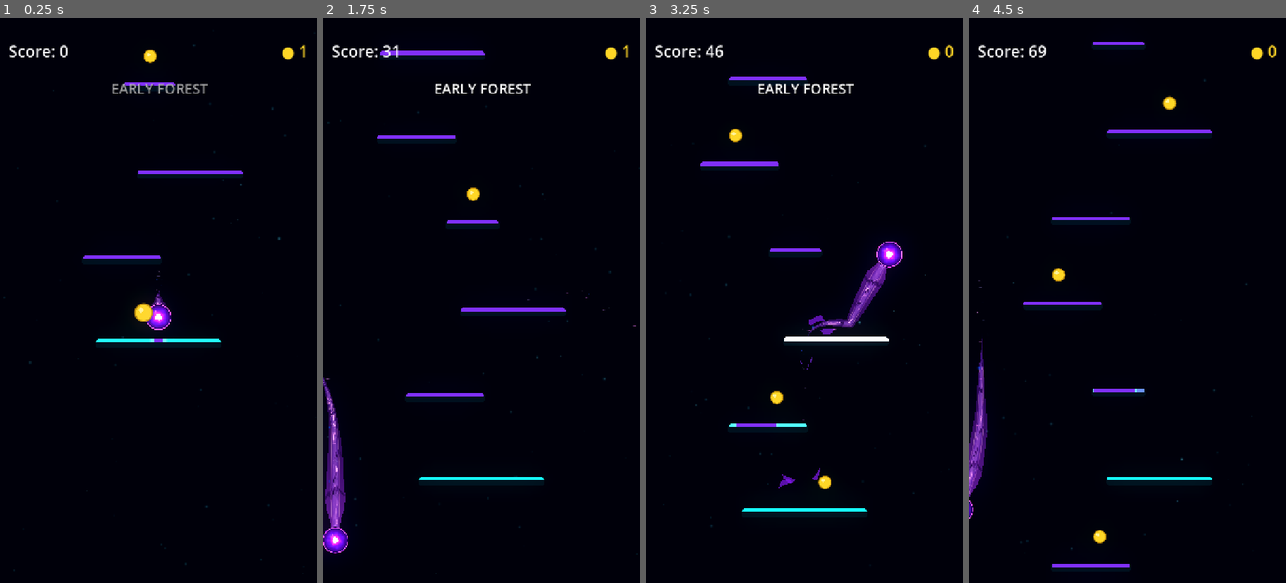
Above: before the commit, frames 1-4 (left to right).
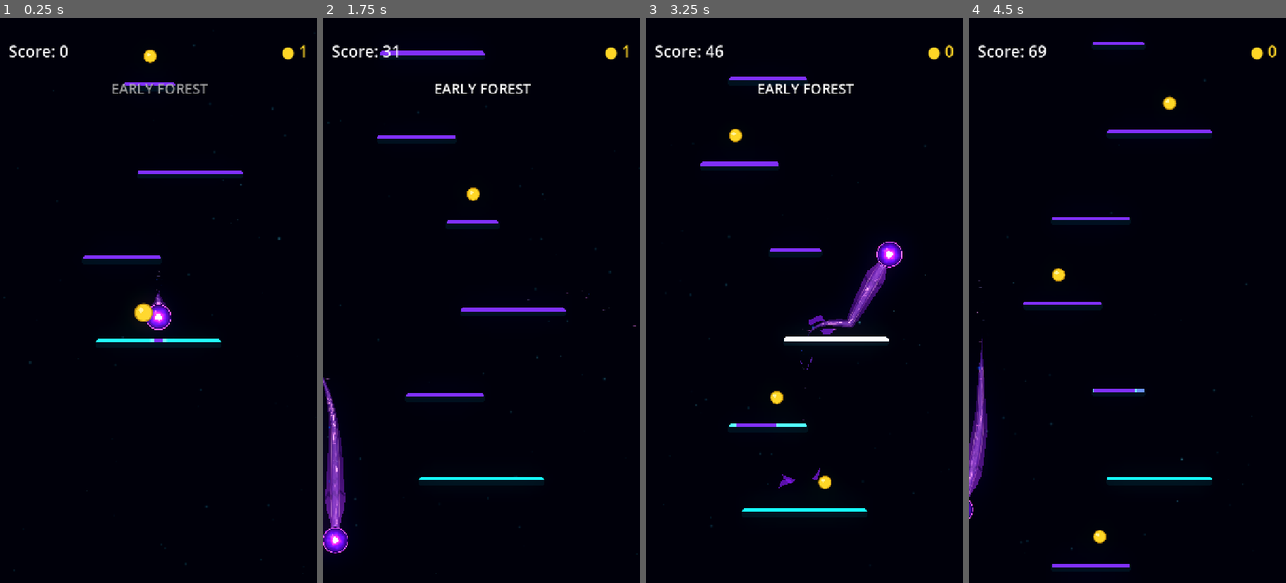
Above: after the commit, the same moments.

Repository: Kryodo/TowerJump
Game: Godot game, scene res://scenes/main.tscn
Same seed, same stepped clock (60 frames per second), same inputs: the game is played once before the commit and once after it.
Inputs (mouse positions are in pixels of both pictures, inside the frame that each line leads up to):
- Up to frame 1 (0.25 s): no input
- Up to frame 2 (1.75 s): move the mouse to (551, 272) at 0.52 s; hold Right (ui_right) 0.53-1.25 s; click (551, 272) at 0.67 s; drag from (418, 328) to (471, 193) at 1.27 s
- Up to frame 3 (3.25 s): click "Nochmal spielen" at 2 s; move the mouse to (836, 176) at 2.77 s; hold Right (ui_right) from 2.78 s (still down)
- Up to frame 4 (4.5 s): release Right (ui_right) at 3.5 s; drag from (1111, 413) to (1057, 215) at 3.52 s; move the mouse to (1222, 385) at 4.27 s; hold Left (ui_left) from 4.28 s (still down)

The runs differ from the first frame. In frame 1, less than 0.1% of the frame differs, in the area x 49-51%, y 49-51%; in frame 2, less than 0.1%; in frame 3, less than 0.1%; in frame 4, less than 0.1%, in the area x 0-5%, y 60-80%.

Commit message:
Keep inner comet energy continuous

Diff:
--- a/scenes/ball_trail_energy.gdshader
+++ b/scenes/ball_trail_energy.gdshader
@@ -3,113 +3,10 @@
 uniform float flow_speed : hint_range(0.0, 4.0) = 0.9;
 uniform float energy_strength : hint_range(0.0, 3.0) = 1.35;
 uniform float filament_strength : hint_range(0.0, 4.0) = 1.7;
-uniform float shedding_amount = 1.0;
 uniform int palette_mode = 0;
 uniform float trail_progress_start = 0.0;
 uniform float trail_progress_scale = 1.0;
-uniform float crack_along_scale = 1.0;
-uniform float crack_width_scale = 1.0;
-
-float crack_segment_distance(vec2 uv, vec2 start_uv, vec2 end_uv) {
-	float scale = max(crack_along_scale, 1.0);
-	vec2 p = vec2(uv.x * scale, uv.y);
-	vec2 a = vec2(start_uv.x * scale, start_uv.y);
-	vec2 b = vec2(end_uv.x * scale, end_uv.y);
-	vec2 pa = p - a;
-	vec2 ba = b - a;
-	float h = clamp(dot(pa, ba) / max(dot(ba, ba), 0.000001), 0.0, 1.0);
-	return length(pa - ba * h);
-}
-
-float crack_keep(vec2 uv) {
-	// One long, broad, heavily angled fracture reaching almost edge-to-edge.
-	float long_crack = min(
-		min(
-			min(
-				crack_segment_distance(uv, vec2(0.220, 0.025), vec2(0.247, 0.160)),
-				crack_segment_distance(uv, vec2(0.247, 0.160), vec2(0.216, 0.300))
-			),
-			min(
-				crack_segment_distance(uv, vec2(0.216, 0.300), vec2(0.253, 0.435)),
-				crack_segment_distance(uv, vec2(0.253, 0.435), vec2(0.226, 0.580))
-			)
-		),
-		min(
-			crack_segment_distance(uv, vec2(0.226, 0.580), vec2(0.258, 0.735)),
-			crack_segment_distance(uv, vec2(0.258, 0.735), vec2(0.236, 0.945))
-		)
-	);
-	float cut_long = 1.0 - smoothstep(0.020 * crack_width_scale, 0.043 * crack_width_scale, long_crack);
-
-	// A separate hooked split starts well inside the trail and runs out to one edge.
-	float side_crack = min(
-		min(
-			crack_segment_distance(uv, vec2(0.408, 0.505), vec2(0.440, 0.625)),
-			crack_segment_distance(uv, vec2(0.440, 0.625), vec2(0.416, 0.750))
-		),
-		min(
-			crack_segment_distance(uv, vec2(0.416, 0.750), vec2(0.453, 0.865)),
-			crack_segment_distance(uv, vec2(0.453, 0.865), vec2(0.434, 0.985))
-		)
-	);
-	float cut_side = 1.0 - smoothstep(0.014 * crack_width_scale, 0.032 * crack_width_scale, side_crack);
-
-	// This one starts at the opposite edge and travels through most of the body.
-	float cross_crack = min(
-		min(
-			min(
-				crack_segment_distance(uv, vec2(0.664, 0.025), vec2(0.632, 0.155)),
-				crack_segment_distance(uv, vec2(0.632, 0.155), vec2(0.666, 0.285))
-			),
-			min(
-				crack_segment_distance(uv, vec2(0.666, 0.285), vec2(0.636, 0.400)),
-				crack_segment_distance(uv, vec2(0.636, 0.400), vec2(0.660, 0.525))
-			)
-		),
-		min(
-			crack_segment_distance(uv, vec2(0.660, 0.525), vec2(0.640, 0.635)),
-			crack_segment_distance(uv, vec2(0.640, 0.635), vec2(0.671, 0.755))
-		)
-	);
-	float cut_cross = 1.0 - smoothstep(0.017 * crack_width_scale, 0.037 * crack_width_scale, cross_crack);
-
-	// Shorter, narrower, irregular fracture near the lower body.
-	float lower_crack = min(
-		min(
-			crack_segment_distance(uv, vec2(0.827, 0.265), vec2(0.800, 0.395)),
-			crack_segment_distance(uv, vec2(0.800, 0.395), vec2(0.836, 0.520))
-		),
-		min(
-			crack_segment_distance(uv, vec2(0.836, 0.520), vec2(0.793, 0.665)),
-			min(
-				crack_segment_distance(uv, vec2(0.793, 0.665), vec2(0.822, 0.795)),
-				crack_segment_distance(uv, vec2(0.822, 0.795), vec2(0.798, 0.935))
-			)
-		)
-	);
-	float cut_lower = 1.0 - smoothstep(0.013 * crack_width_scale, 0.029 * crack_width_scale, lower_crack);
-
-	// A small branching spur makes the pattern feel fractured, not repeated.
-	float branch_crack = min(
-		min(
-			crack_segment_distance(uv, vec2(0.286, 0.365), vec2(0.318, 0.430)),
-			crack_segment_distance(uv, vec2(0.318, 0.430), vec2(0.297, 0.505))
-		),
-		min(
-			crack_segment_distance(uv, vec2(0.297, 0.505), vec2(0.330, 0.568)),
-			crack_segment_distance(uv, vec2(0.330, 0.568), vec2(0.315, 0.632))
-		)
-	);
-	float cut_branch = 1.0 - smoothstep(0.010 * crack_width_scale, 0.023 * crack_width_scale, branch_crack);
-
-	float cut = max(max(cut_long, cut_side), max(max(cut_cross, cut_lower), cut_branch));
-	return 1.0 - cut;
-}
-
-
-
-
-// ------------------------------------------------------------
+
 // Small deterministic noise
 // ------------------------------------------------------------
 
@@ -328,10 +225,9 @@
 	// Additive HDR accents stay subtle at rest but connect to the orb's bright rim.
 	final_color += edge_color * edge_strength * 0.43;
 
-	float crack_visibility = crack_keep(uv);
-	float keep_energy = mix(1.0, crack_visibility, clamp(shedding_amount, 0.0, 1.0));
+	// The inner energy remains continuous; only the outer comet skin carries fissures.
 	COLOR = vec4(
 		final_color,
-		energy * keep_energy
-	);
-}
+		energy
+	);
+}
--- a/scripts/ball_trail.gd
+++ b/scripts/ball_trail.gd
@@ -386,11 +386,6 @@
 		else:
 			aura_material.set_shader_parameter("shedding_amount", shedding_strength)
 
-	var energy_material := _energy_line.material as ShaderMaterial
-	if energy_material != null:
-		energy_material.set_shader_parameter("crack_along_scale", along_scale)
-		energy_material.set_shader_parameter("crack_width_scale", 1.8)
-		energy_material.set_shader_parameter("shedding_amount", shedding_strength)
 
 func _get_animated_trail_point(index: int, apply_head_offset: bool = true) -> Vector2:
 	var point: Vector2 = _points[index]
